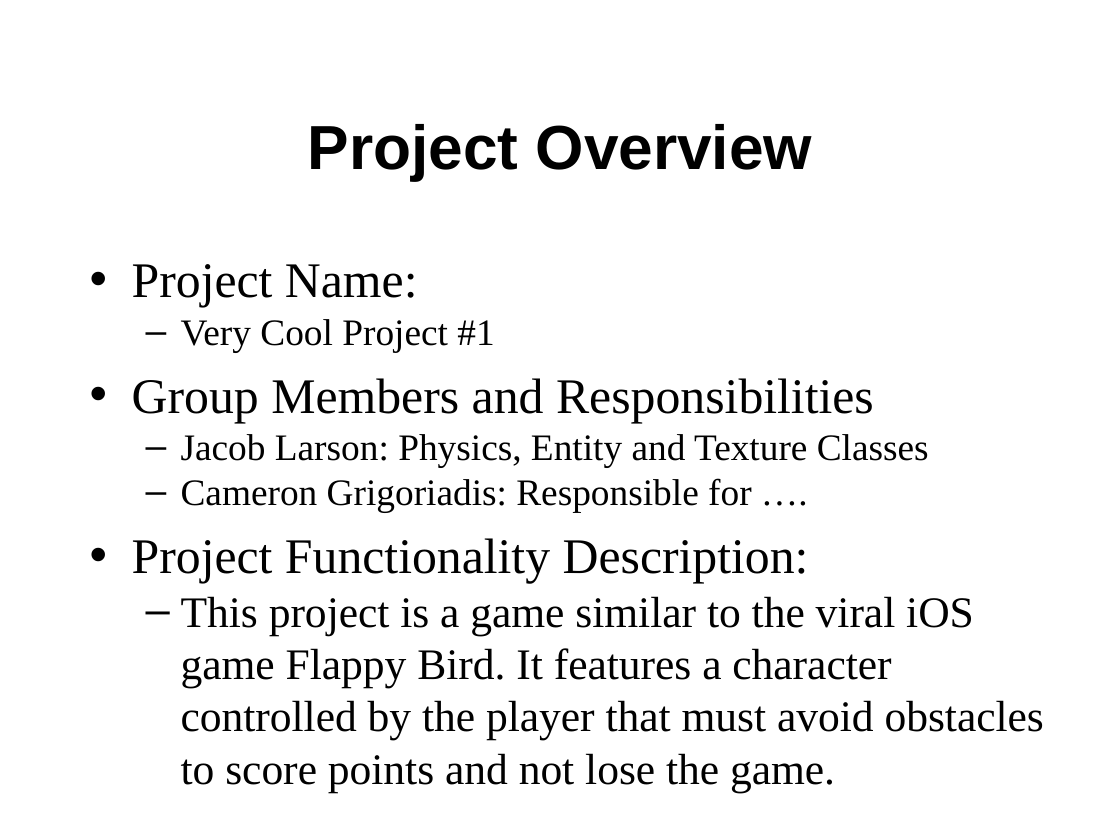
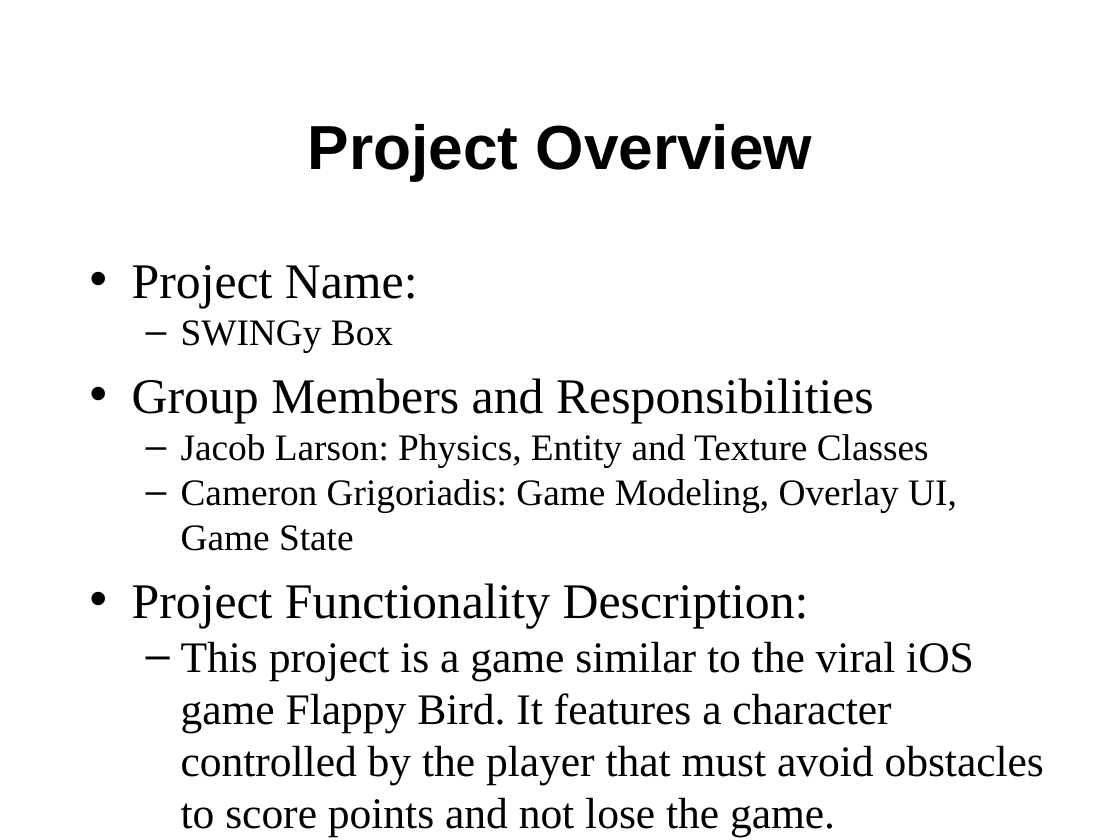
Before and after one commit to Horizonistic/CSCI230-Final-Project, a slide deck: slide 3 of FinalProjectPresentation—Larson+Grigoriadis.pptx. Drawn at 1120x840 pixels with LibreOffice and Linux fonts; fonts in the diff are those of the drawing. Boxes give left, top, right and bottom in pixels: in the first picture for what was removed or moved away, otherwise in the second. Text is boxed around its words. In the diff, an @@ line names an element or a change of style, - is before the commit and + after.

```diff
--- a/FinalProjectPresentation—Larson+Grigoriadis.pptx
+++ b/FinalProjectPresentation—Larson+Grigoriadis.pptx
@@ text at box(181, 320, 393, 352): text changed @@
-  – Very Cool Project #1
+  – SWINGy Box
@@ text at box(181, 479, 957, 551): text changed @@
-  – Cameron Grigoriadis: Responsible for ….
+  – Cameron Grigoriadis: Game Modeling, Overlay UI, Game State
```
Also in this commit, not shown: 5 other slides changed, 2 slides added, 1 other file.
